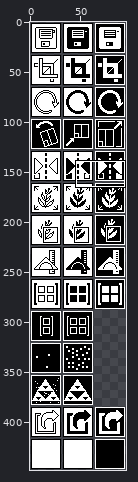
Edited in one commit: pixel-art file (assets/gui/result_buttons.aseprite). The first picture is a wide view before the edit; the outline marks the close-up.
Close-up. The starting point:
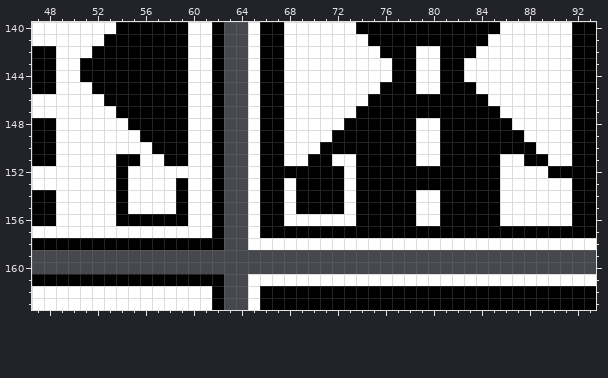
96x448 pixels, 1 frame. Shown: x 47..93, y 140..163.
After the commit:
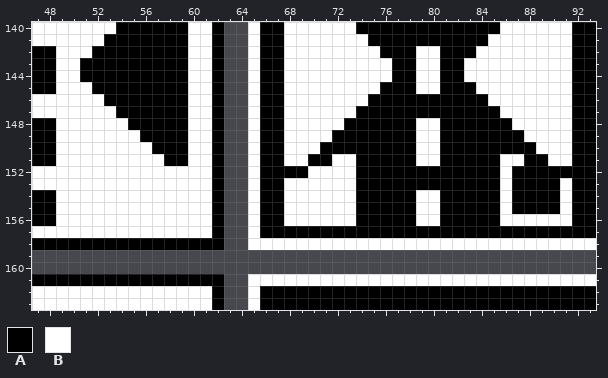
Palette (. is transparent): A #000000  B #ffffff
The author wrote: fixed / reworked flip button in advanced (geometric) options
Edits made:
--- layer "pic"
@@ x 47..93 @@
 150 AABBBBBBBBAAABBA..BAABBBAAAAAAAABBAAAAAAAABBBAA
-151 AABBBBBAABBAABBA..BAABBAABBAAAAABBAAAAABBAABBAA
-152 BBBBBBBABBBBBBBA..BAAAAAAABAAAAAAAAAAAABBBBAAAA
-153 BBBBBBBABBBBABBA..BAABAAAABAAAAAAAAAAAABBBBBBAA
-154 AABBBBBABBBBABBA..BAABAAAABAAAAABBAAAAABBBBBBAA
-155 AABBBBBABBBBABBA..BAABAAAABAAAAABBAAAAABBBBBBAA
-156 AABBBBBAAAAAABBA..BAABBBBBBAAAAABBAAAAABBBBBBAA
+151 AABBBBBBBBBAABBA..BAABBAABBAAAAABBAAAAABBAABBAA
+152 BBBBBBBBBBBBBBBA..BAAAABBBBAAAAAAAAAAAABAAAAAAA
+153 BBBBBBBBBBBBBBBA..BAABBBBBBAAAAAAAAAAAABAAAABAA
+154 AABBBBBBBBBBBBBA..BAABBBBBBAAAAABBAAAAABAAAABAA
+155 AABBBBBBBBBBBBBA..BAABBBBBBAAAAABBAAAAABAAAABAA
+156 AABBBBBBBBBBBBBA..BAABBBBBBAAAAABBAAAAABBBBBBAA
 157 BBBBBBBBBBBBBBBA..BAAAAAAAAAAAAAAAAAAAAAAAAAAAA
Boxes around the changes in both close-ups, in picture pixels (x1, y1, x2, y2):
changed: (116, 154, 188, 226)
changed: (296, 166, 344, 214)
changed: (512, 166, 560, 214)
